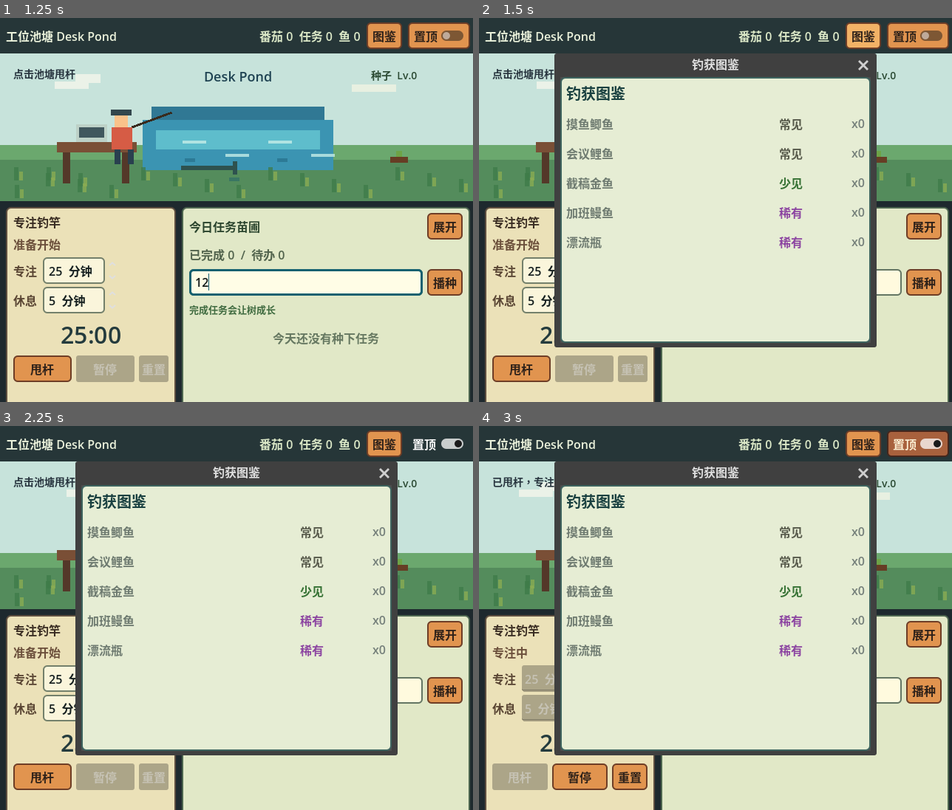
Above: before the commit, frames 1-4 (two rows, left to right).
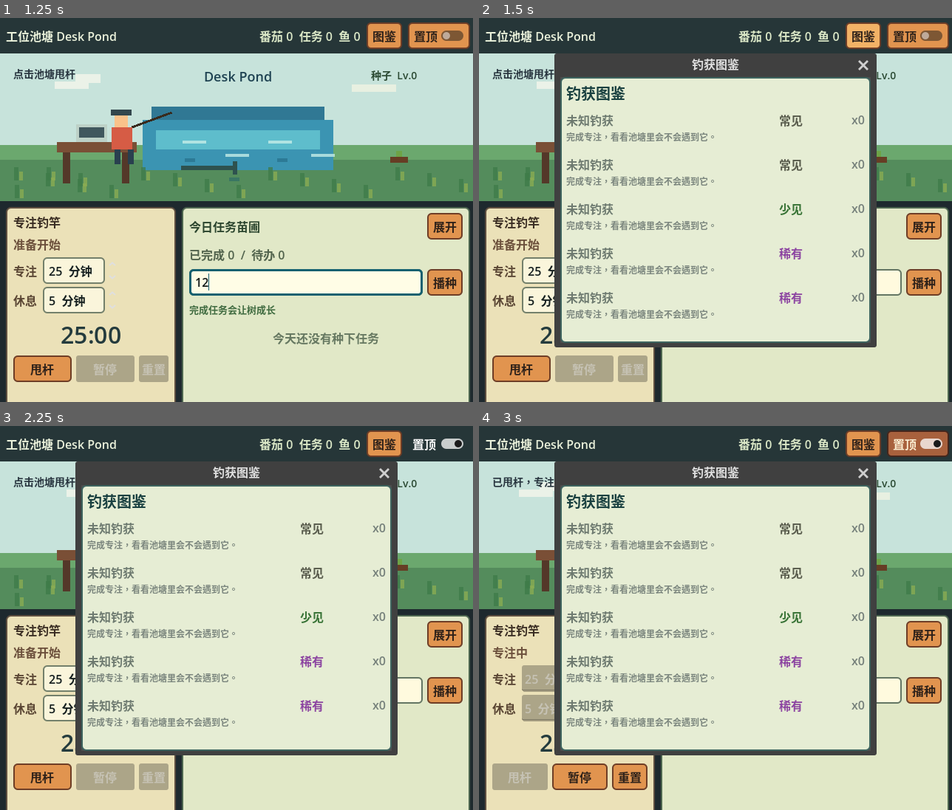
Above: after the commit, the same moments.

Repository: Mr-Salticidae/desk-pond
Game: Godot game, scene res://scenes/Main.tscn
The game is run twice, just before and just after one commit, with the same random seed, the same clock (stepped at 60 frames per second) and the same inputs.
Inputs (mouse positions are in pixels of both pictures, inside the frame that each line leads up to):
- Up to frame 1 (1.25 s): click (307, 282) at 0.52 s; type "12" at 0.6 s
- Up to frame 2 (1.5 s): click "图鉴" at 1.25 s
- Up to frame 3 (2.25 s): click "置顶" at 2 s
- Up to frame 4 (3 s): click "甩杆" at 2.75 s

Frame 1 is identical in both runs. In frame 2, 4.5% of the frame differs, in the area x 18-82%, y 25-79%; in frame 3, 4.5%; in frame 4, 4.5%.

Commit message:
Enrich fish rewards and collection details

Diff:
--- a/data/fish_data.json
+++ b/data/fish_data.json
@@ -3,30 +3,35 @@
     "id": "slacking_crucian",
     "name": "摸鱼鲫鱼",
     "rarity": "common",
+    "description": "最常见的池塘居民，喜欢在日程缝隙里慢慢游。",
     "weight": 50
   },
   {
     "id": "meeting_carp",
     "name": "会议鲤鱼",
     "rarity": "common",
+    "description": "听过很多会议纪要，尾巴一甩就能翻出三条待办。",
     "weight": 30
   },
   {
     "id": "deadline_goldfish",
     "name": "截稿金鱼",
     "rarity": "uncommon",
+    "description": "只在你真的坐下来推进事情时出现，鳞片像提醒事项一样闪。",
     "weight": 15
   },
   {
     "id": "overtime_eel",
     "name": "加班鳗鱼",
     "rarity": "rare",
+    "description": "夜色越深越精神。钓到它时，记得也给自己留点电量。",
     "weight": 4
   },
   {
     "id": "drift_bottle",
     "name": "漂流瓶",
     "rarity": "rare",
+    "description": "里面没有 KPI，只有一句来自未来自己的谢谢。",
     "weight": 1
   }
 ]
--- a/scripts/main.gd
+++ b/scripts/main.gd
@@ -238,29 +238,40 @@
 	for fish in fishing_manager.get_fish_data():
 		var fish_id := String(fish.get("id", ""))
 		var count := int(counts.get(fish_id, 0))
-		var row := HBoxContainer.new()
-		row.custom_minimum_size = Vector2(0, 34)
-		row.add_theme_constant_override("separation", 8)
+		var row := VBoxContainer.new()
+		row.custom_minimum_size = Vector2(0, 54)
+		row.add_theme_constant_override("separation", 2)
 		collection_list.add_child(row)
 
+		var top_row := HBoxContainer.new()
+		top_row.add_theme_constant_override("separation", 8)
+		row.add_child(top_row)
+
 		var name_label := Label.new()
-		name_label.text = String(fish.get("name", "神秘小鱼"))
+		name_label.text = String(fish.get("name", "神秘小鱼")) if count > 0 else "未知钓获"
 		name_label.size_flags_horizontal = Control.SIZE_EXPAND_FILL
 		name_label.add_theme_color_override("font_color", Color(0.13, 0.20, 0.19) if count > 0 else Color(0.43, 0.48, 0.44))
-		row.add_child(name_label)
+		top_row.add_child(name_label)
 
 		var rarity_label := Label.new()
 		rarity_label.text = _rarity_name(String(fish.get("rarity", "common")))
 		rarity_label.custom_minimum_size = Vector2(64, 0)
 		rarity_label.add_theme_color_override("font_color", _rarity_color(String(fish.get("rarity", "common"))))
-		row.add_child(rarity_label)
+		top_row.add_child(rarity_label)
 
 		var count_label := Label.new()
 		count_label.text = "x%d" % count
 		count_label.custom_minimum_size = Vector2(44, 0)
 		count_label.horizontal_alignment = HORIZONTAL_ALIGNMENT_RIGHT
 		count_label.add_theme_color_override("font_color", Color(0.08, 0.35, 0.38) if count > 0 else Color(0.46, 0.50, 0.48))
-		row.add_child(count_label)
+		top_row.add_child(count_label)
+
+		var description_label := Label.new()
+		description_label.text = String(fish.get("description", "")) if count > 0 else "完成专注，看看池塘里会不会遇到它。"
+		description_label.autowrap_mode = TextServer.AUTOWRAP_WORD_SMART
+		description_label.add_theme_font_size_override("font_size", 12)
+		description_label.add_theme_color_override("font_color", Color(0.30, 0.39, 0.37) if count > 0 else Color(0.48, 0.52, 0.49))
+		row.add_child(description_label)
 
 func _rarity_name(rarity: String) -> String:
 	match rarity:
--- a/scripts/reward_popup.gd
+++ b/scripts/reward_popup.gd
@@ -3,6 +3,8 @@
 
 var title_label: Label
 var reward_label: Label
+var rarity_label: Label
+var description_label: Label
 var flavor_label: Label
 var confirm_button: Button
 
@@ -17,7 +19,7 @@
 func _ready() -> void:
 	close_requested.connect(hide)
 	title = "专注完成"
-	size = Vector2i(360, 210)
+	size = Vector2i(380, 250)
 	_build_ui()
 
 func show_reward(fish: Dictionary) -> void:
@@ -25,6 +27,9 @@
 		_build_ui()
 	title_label.text = "钓获成功"
 	reward_label.text = "你钓到了「%s」。" % String(fish.get("name", "神秘小鱼"))
+	rarity_label.text = _rarity_name(String(fish.get("rarity", "common")))
+	rarity_label.add_theme_color_override("font_color", _rarity_color(String(fish.get("rarity", "common"))))
+	description_label.text = String(fish.get("description", "这条鱼还没有写进图鉴。"))
 	flavor_label.text = flavor_texts.pick_random()
 	popup_centered()
 
@@ -56,6 +61,18 @@
 	reward_label.add_theme_color_override("font_color", Color(0.08, 0.36, 0.43))
 	root.add_child(reward_label)
 
+	rarity_label = Label.new()
+	rarity_label.horizontal_alignment = HORIZONTAL_ALIGNMENT_CENTER
+	rarity_label.add_theme_font_size_override("font_size", 14)
+	root.add_child(rarity_label)
+
+	description_label = Label.new()
+	description_label.horizontal_alignment = HORIZONTAL_ALIGNMENT_CENTER
+	description_label.autowrap_mode = TextServer.AUTOWRAP_WORD_SMART
+	description_label.custom_minimum_size = Vector2(300, 0)
+	description_label.add_theme_color_override("font_color", Color(0.20, 0.31, 0.31))
+	root.add_child(description_label)
+
 	flavor_label = Label.new()
 	flavor_label.horizontal_alignment = HORIZONTAL_ALIGNMENT_CENTER
 	flavor_label.autowrap_mode = TextServer.AUTOWRAP_WORD_SMART
@@ -67,6 +84,24 @@
 	confirm_button.text = "收进图鉴"
 	confirm_button.pressed.connect(hide)
 	root.add_child(confirm_button)
+
+func _rarity_name(rarity: String) -> String:
+	match rarity:
+		"uncommon":
+			return "少见钓获"
+		"rare":
+			return "稀有钓获"
+		_:
+			return "常见钓获"
+
+func _rarity_color(rarity: String) -> Color:
+	match rarity:
+		"uncommon":
+			return Color(0.22, 0.45, 0.21)
+		"rare":
+			return Color(0.55, 0.27, 0.63)
+		_:
+			return Color(0.35, 0.36, 0.30)
 
 func _panel_style() -> StyleBoxFlat:
 	var style := StyleBoxFlat.new()
